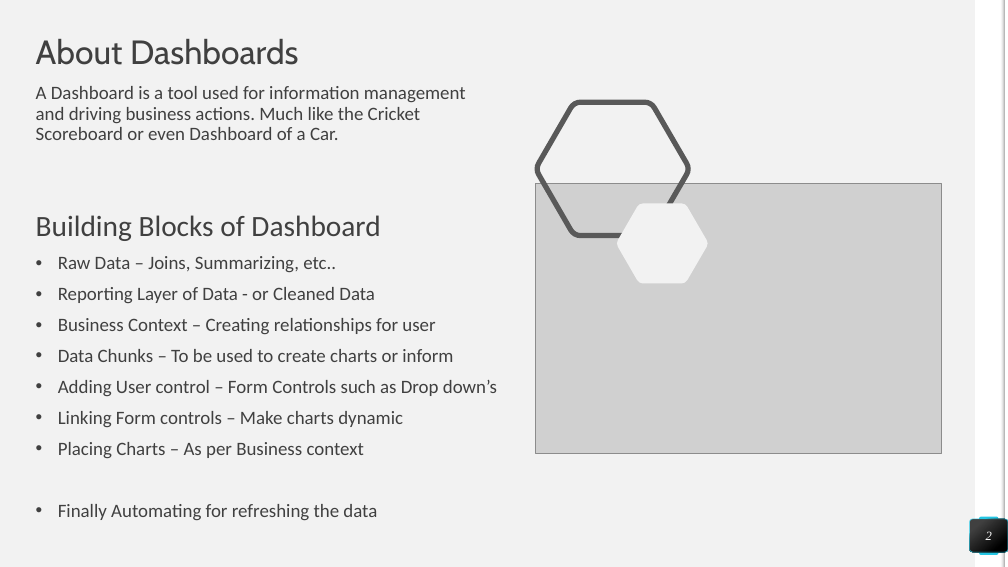
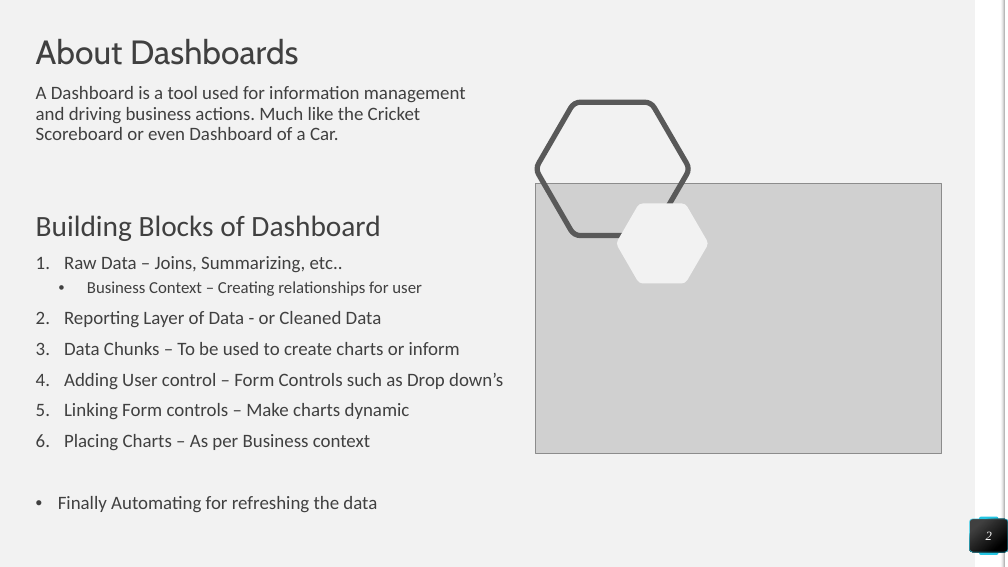
Before and after one commit to KunaalNaik/YT_Excel_Dashboarding, a slide deck: slide 2 of YouTube Live 13Jun2020/Creating Dashboards.pptx. Drawn at 1008x567 pixels with LibreOffice and Linux fonts; fonts in the diff are those of the drawing; grey boxes stand for pictures. Boxes give left, top, right and bottom in pixels: in the first picture for what was removed or moved away, otherwise in the second. Text is boxed around its words. In the diff, an @@ line names an element or a change of style, - is before the commit and + after.

```diff
--- a/YouTube Live 13Jun2020/Creating Dashboards.pptx
+++ b/YouTube Live 13Jun2020/Creating Dashboards.pptx
@@ text at bbox=[64, 256, 503, 450]: bullet • to 1. @@
@@ text at bbox=[87, 281, 422, 296]: paragraph added @@
+  • Business Context – Creating relationships for user
@@ text at bbox=[58, 318, 435, 334]: paragraph removed @@
-• Business Context – Creating relationships for user
```
Also in this commit, not shown: 2 slides added, 1 slide removed, 5 other files.
